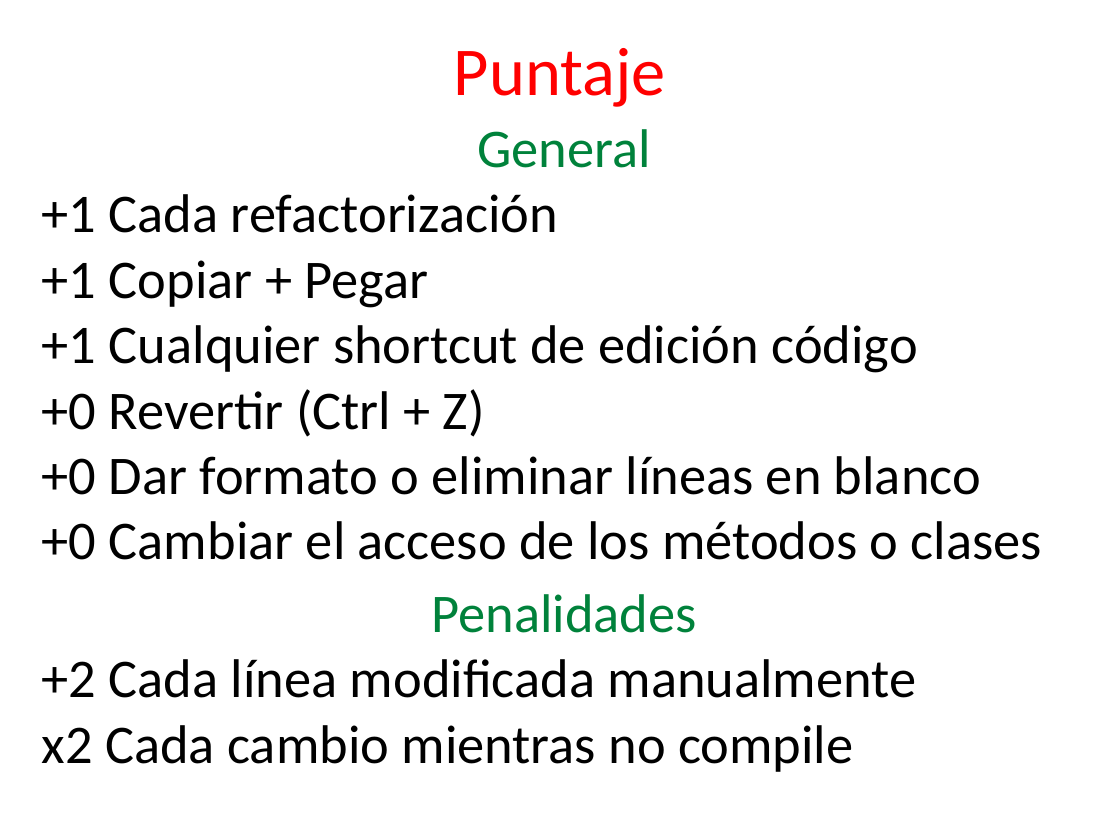
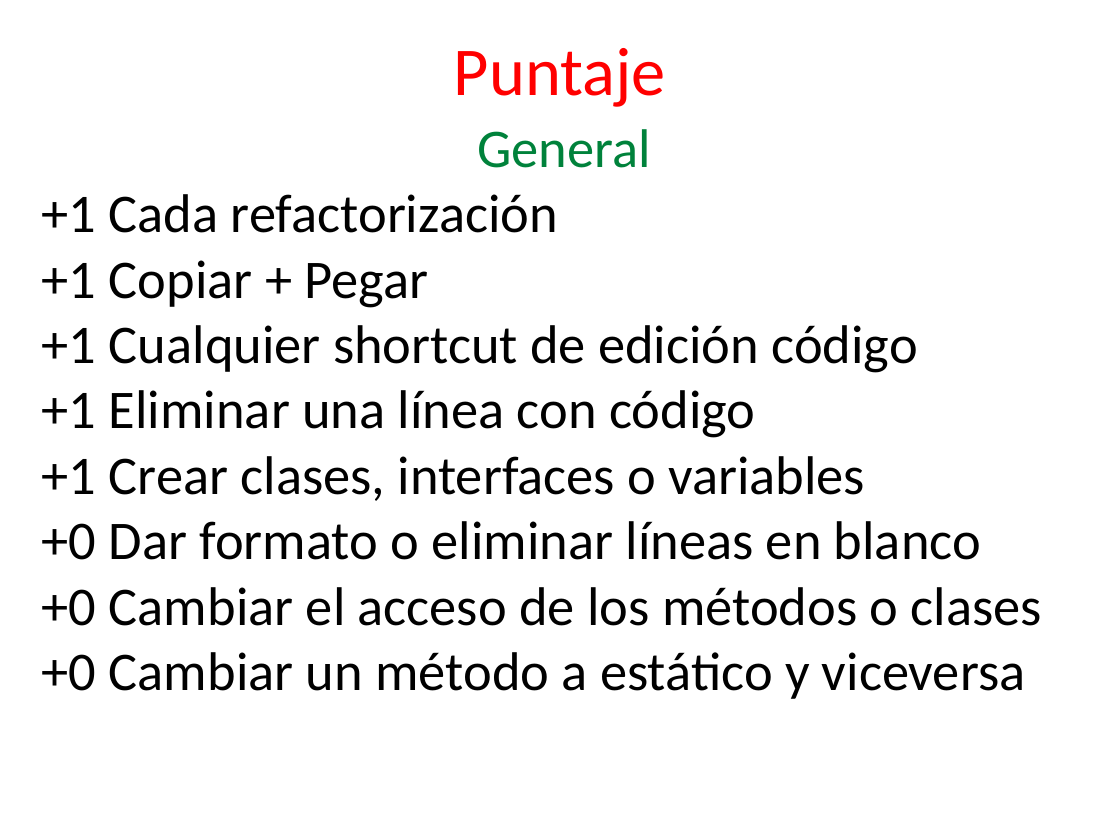
Before and after one commit to angelnunezsalazar/Refactoring-Golf, a slide deck: slide 9 of ppt/Diapositivas v2.pptx. Drawn at 1120x840 pixels with LibreOffice and Linux fonts; fonts in the diff are those of the drawing. Boxes give left, top, right and bottom in pixels: in the first picture for what was removed or moved away, otherwise in the second. Text is boxed around its words. In the diff, an @@ line names an element or a change of style, - is before the commit and + after.

```diff
--- a/ppt/Diapositivas v2.pptx
+++ b/ppt/Diapositivas v2.pptx
@@ text at [42,390,865,501]: text changed @@
-+0 Revertir (Ctrl + Z)
++1 Eliminar una línea con código
++1 Crear clases, interfaces o variables
@@ text removed at [42,594,917,772] @@
-Penalidades
-+2 Cada línea modificada manualmente
-x2 Cada cambio mientras no compile
@@ text at [42,652,1025,699]: paragraph added @@
++0 Cambiar un método a estático y viceversa
```
Also in this commit, not shown: 2 slides added, 2 other files.
